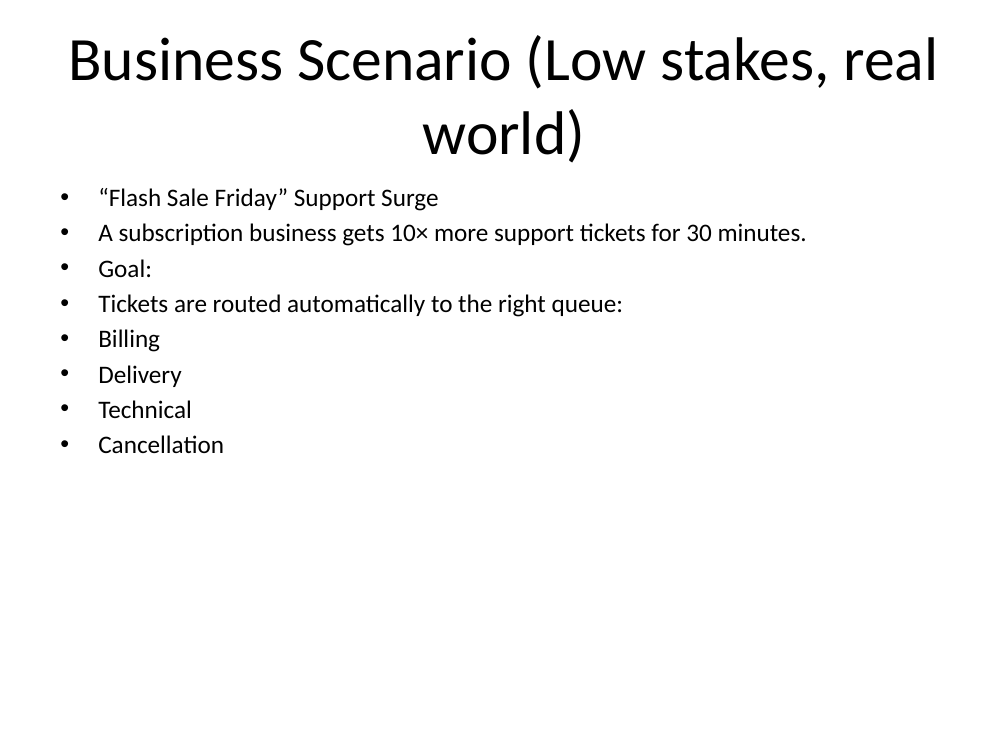
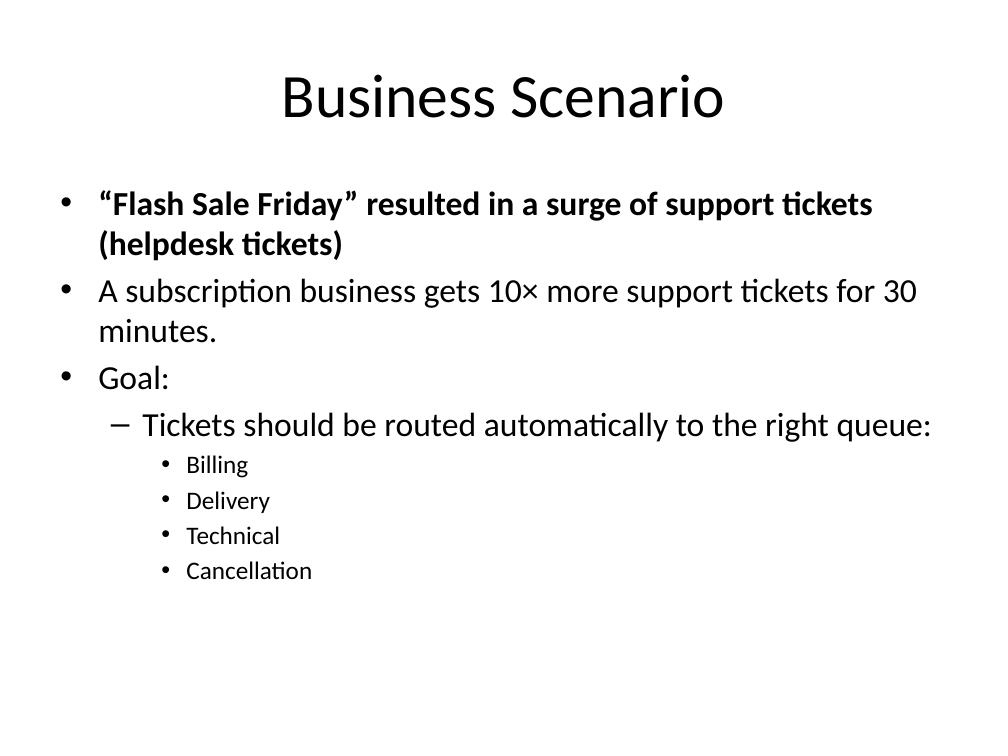
Before and after one commit to Corndel/AI6-5W, a slide deck: slide 3 of slides/morning_deck_scale_or_fail.pptx. Drawn at 1008x756 pixels with LibreOffice and Linux fonts; fonts in the diff are those of the drawing. Boxes give left, top, right and bottom in pixels: in the first picture for what was removed or moved away, otherwise in the second. Text is boxed around its words. In the diff, an @@ line names an element or a change of style, - is before the commit and + after.

```diff
--- a/slides/morning_deck_scale_or_fail.pptx
+++ b/slides/morning_deck_scale_or_fail.pptx
@@ title at bbox=[282, 74, 726, 118]: text changed @@
-Business Scenario (Low stakes, real world)
+Business Scenario
@@ text at bbox=[98, 190, 873, 261]: text changed; size 18 to 24 pt; bold on @@
-• “Flash Sale Friday” Support Surge
+• “Flash Sale Friday” resulted in a surge of support tickets (helpdesk tickets)
@@ text at bbox=[98, 278, 917, 579]: size 18 to 24 pt in "A subscription business gets 10× more support ...", "Goal:"; more space between paragraphs; list level 1 to 3 in "Billing"; list level 1 to 3 in "Delivery"; list level 1 to 3 in "Technical"; list level 1 to 3 in "Cancellation" @@
@@ text at bbox=[142, 412, 932, 442]: text changed; size 18 to 24 pt @@
-• Tickets are routed automatically to the right queue:
+  – Tickets should be routed automatically to the right queue:
```
Also in this commit, not shown: 15 other slides changed, 1 slide added, 1 other file.
